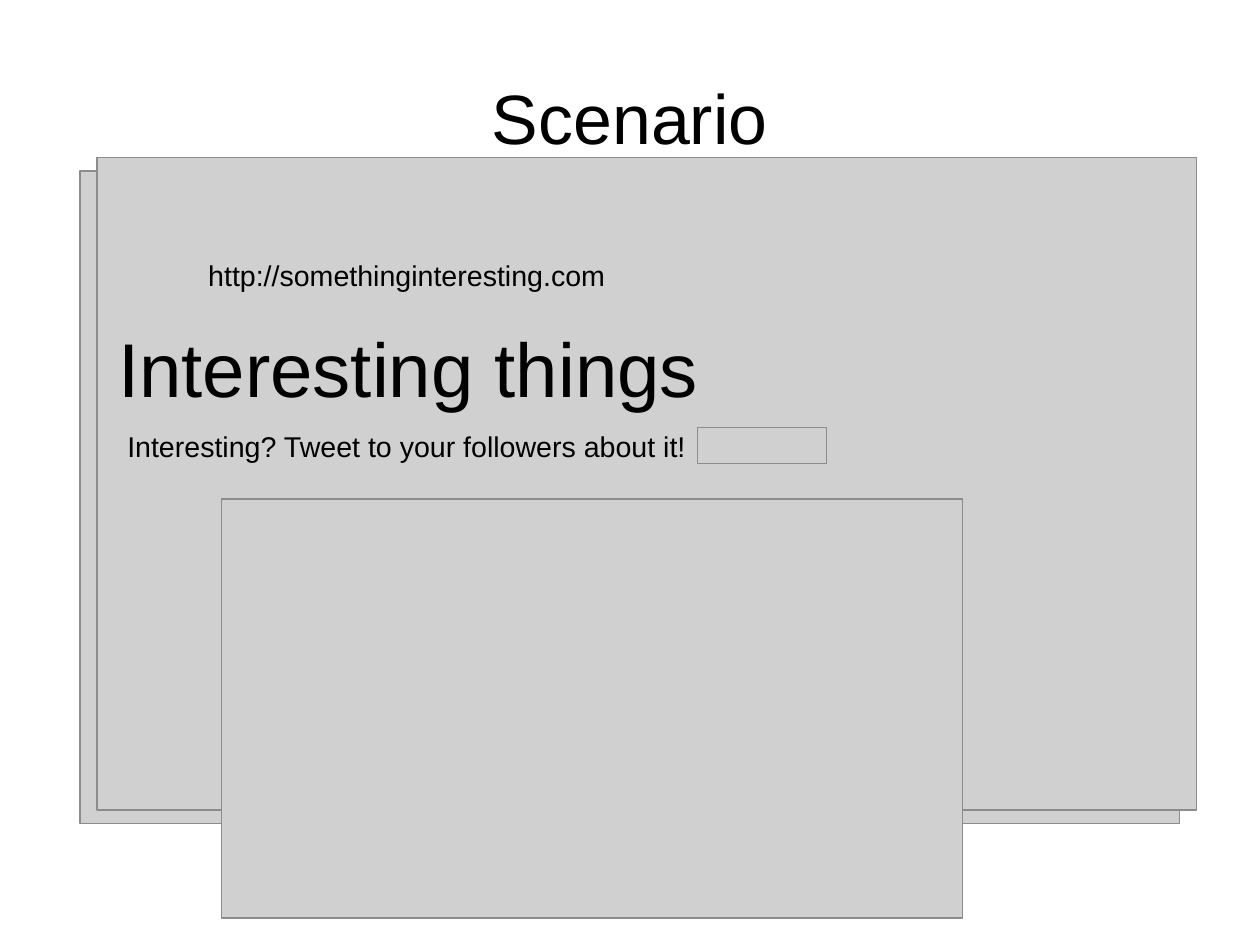
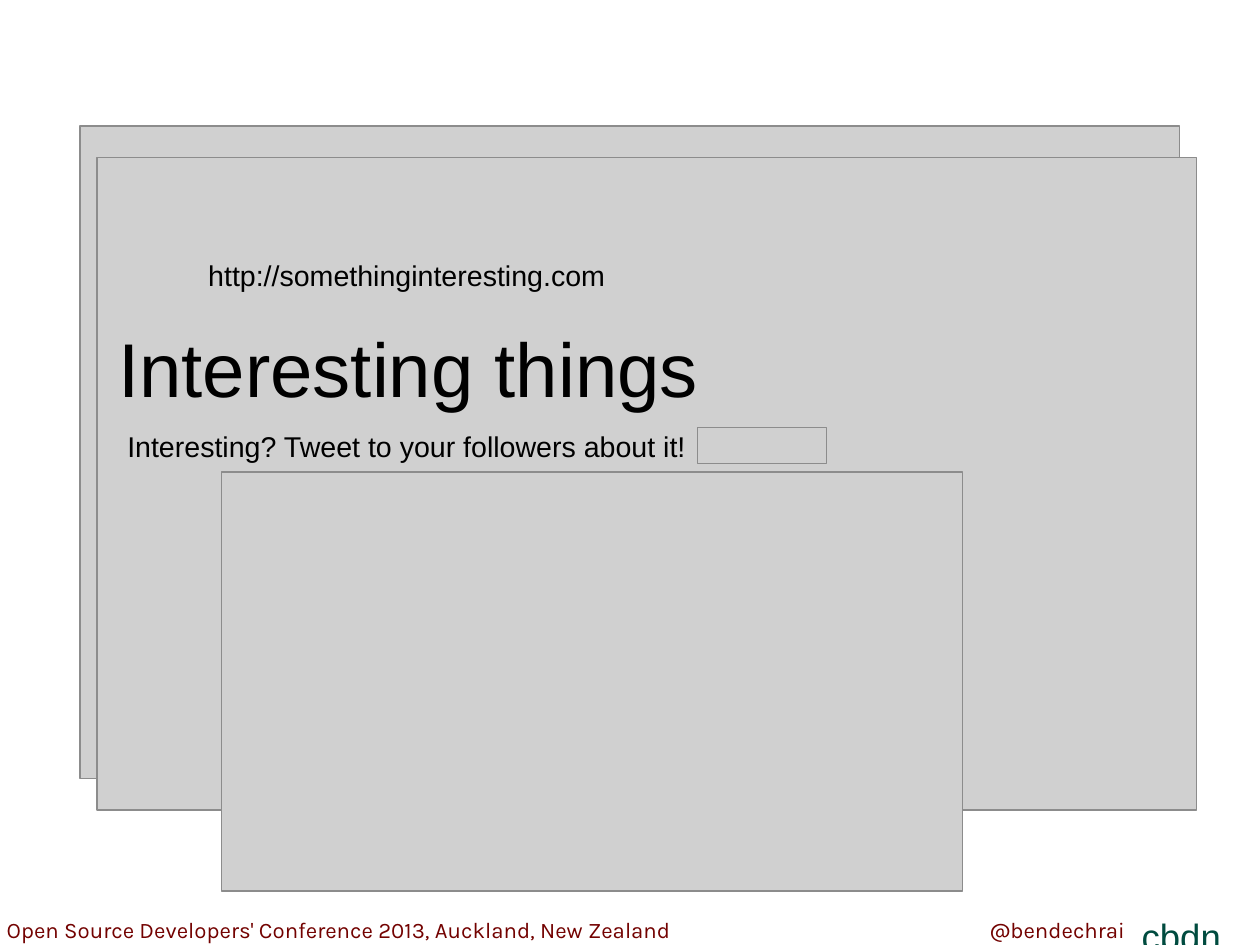
Before and after one commit to bendechrai/preso-security-privacy-anonymity, a slide deck: slide 23 of security-privacy-anonymity.odp (slide 31 before the commit). Drawn at 1260x945 pixels with LibreOffice and Linux fonts; fonts in the diff are those of the drawing; grey boxes stand for pictures; background and template pictures are left out. Boxes give left, top, right and bottom in pixels: in the first picture for what was removed or moved away, otherwise in the second. Text is boxed around its words. In the diff, an @@ line names an element or a change of style, - is before the commit and + after.

```diff
--- a/security-privacy-anonymity.odp
+++ b/security-privacy-anonymity.odp
@@ title removed at (x1=492, y1=93, x2=768, y2=145) @@
-Scenario
@@ picture moved from (x1=80, y1=172, x2=1180, y2=824) to (x1=80, y1=126, x2=1180, y2=779) @@
@@ picture moved from (x1=222, y1=500, x2=964, y2=919) to (x1=222, y1=472, x2=964, y2=892) @@
@@ group added at (x1=0, y1=909, x2=1260, y2=945): 3 texts, 1 rectangle @@
+@bendechrai
+Open Source Developers' Conference 2013, Auckland, New Zealand
+cbdn
```
Also in this commit, not shown: 15 other slides changed, 30 slides added, 35 slides removed.
